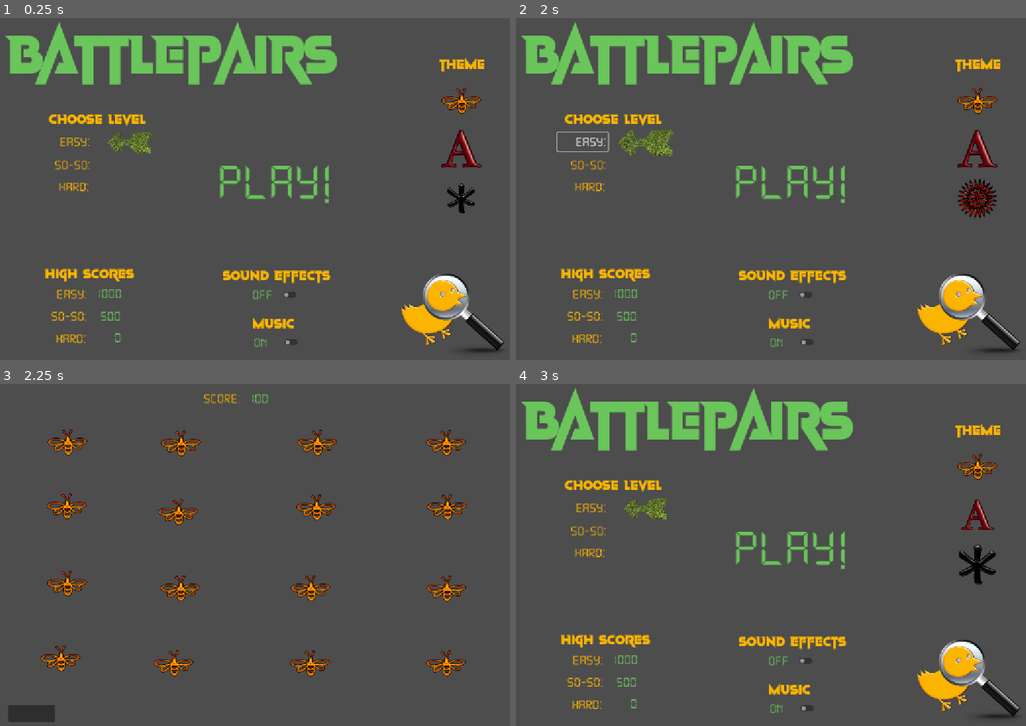
Above: before the commit, frames 1-4 (two rows, left to right).
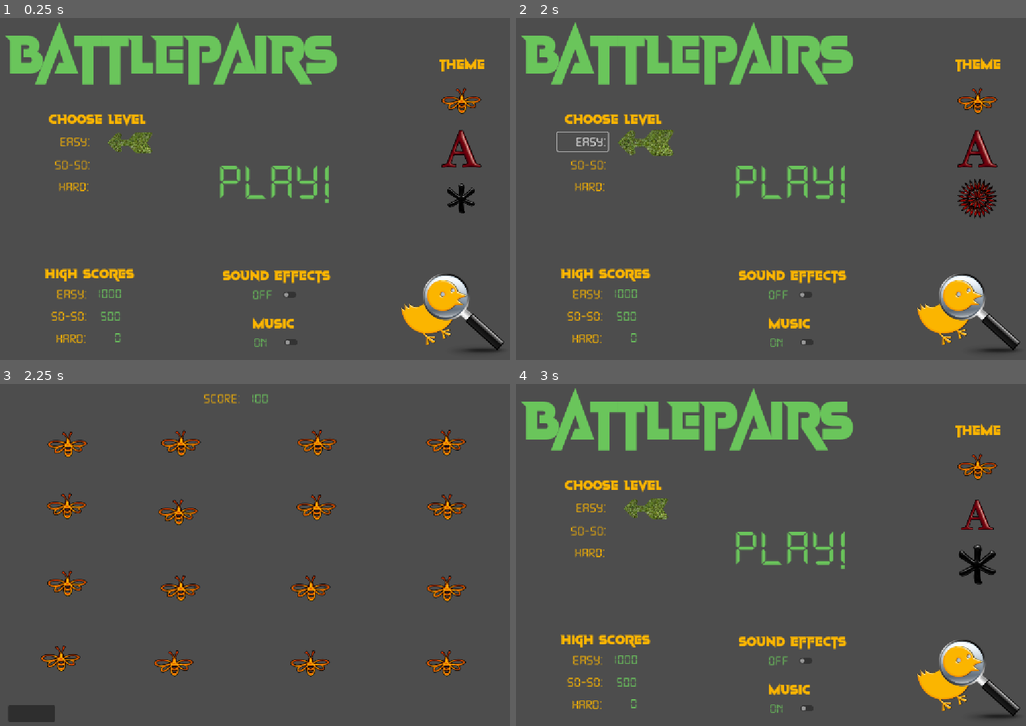
Above: after the commit, the same moments.

Repository: KentGlenn/BattlePairs-godot
Game: Godot game, scene res://scenes/main/main.tscn
The game is run twice, just before and just after one commit, with the same random seed, the same clock (stepped at 60 frames per second) and the same inputs.
Inputs (mouse positions are in pixels of both pictures, inside the frame that each line leads up to):
- Up to frame 1 (0.25 s): no input
- Up to frame 2 (2 s): click "Easy:" at 0.5 s; click "Easy:" at 1.25 s
- Up to frame 3 (2.25 s): click "Play!" at 2 s
- Up to frame 4 (3 s): click (546, 712) at 2.75 s

Frames 1-2 are identical in both runs. In frame 3, 0.3% of the frame differs, in the area x 9-18%, y 13-22%; in frame 4, nothing differs.

Commit message:
Adding in levels with very basic rand and draw

Diff:
--- a/project.godot
+++ b/project.godot
@@ -17,6 +17,7 @@
 [autoload]
 
 SceneSwitcher="*res://scripts/global/switch_to_scene.gd"
+TileUtils="*res://scripts/global/tile_utils.gd"
 
 [display]
 
--- a/scenes/levels/level_1.tscn
+++ b/scenes/levels/level_1.tscn
@@ -14,7 +14,7 @@
 offset_bottom = 782.0
 
 [node name="Tile1" parent="." instance=ExtResource("2_6iamk")]
-position = Vector2(117, 92)
+position = Vector2(117, 97)
 
 [node name="Tile2" parent="." instance=ExtResource("2_6iamk")]
 position = Vector2(377, 94)
--- /dev/null
+++ b/scenes/tile.gd
@@ -0,0 +1,3 @@
+extends Node2D
+
+@onready var sprite = $Sprite
--- a/scenes/tile.tscn
+++ b/scenes/tile.tscn
@@ -1,14 +1,16 @@
-[gd_scene load_steps=2 format=3 uid="uid://botaklbao01nl"]
+[gd_scene load_steps=3 format=3 uid="uid://botaklbao01nl"]
 
 [ext_resource type="Texture2D" uid="uid://chwcq88yhrui2" path="res://assets/themes/animal/animal_1.png" id="1_3dk36"]
+[ext_resource type="Script" uid="uid://efrlhybcu757" path="res://scenes/tile.gd" id="1_ywnoi"]
 
 [node name="Tile" type="Node2D"]
+script = ExtResource("1_ywnoi")
 
 [node name="Button" type="Button" parent="."]
 offset_right = 96.0
 offset_bottom = 96.0
 flat = true
 
-[node name="Sprite2D" type="Sprite2D" parent="Button"]
+[node name="Sprite" type="Sprite2D" parent="."]
 position = Vector2(49, 49)
 texture = ExtResource("1_3dk36")
--- /dev/null
+++ b/scripts/global/tile_utils.gd
@@ -0,0 +1,5 @@
+extends Node
+
+func getThemeTextureForIndex(theme, index):
+	var texture = "res://assets/themes/%s/%s_%d.png"
+	return "res://assets/themes/{theme}/{name}_{index}.png".format({"theme": theme, "name": theme, "index": index})
--- a/scripts/levels/level_1/level_1.gd
+++ b/scripts/levels/level_1/level_1.gd
@@ -1,9 +1,43 @@
 extends Node2D
 
+@onready var sprites = [ \
+$Tile1, $Tile2, $Tile3, $Tile4, \
+$Tile5, $Tile6, $Tile7, $Tile8, \
+$Tile9, $Tile10, $Tile11, $Tile12, \
+$Tile13, $Tile14, $Tile15, $Tile16 \
+]
+
 func _ready():
-	for n in 8:
-		print(n)
+	var timer := Timer.new()
+	add_child(timer)
+
+	timer.timeout.connect(_on_timer_shuffle)
+	timer.wait_time = 2.0
+	#timer.one_shot = true
+	timer.start()
+
+	#for n in sprites.size():
+		#var newTexture = load(TileUtils.getThemeTextureForIndex("animal", n+1))
+		##var s = sprites[0]
+		#sprites[n].sprite.texture = newTexture
 
 
 func _on_button_pressed() -> void:
 	SceneSwitcher.switch_to_scene("res://scenes/main/main.tscn")
+
+
+func _on_timer_shuffle() -> void:
+	randomize()
+
+	var tween = get_tree().create_tween().bind_node(self).set_ease(Tween.EASE_IN_OUT)
+	#print(sprites)
+	sprites.shuffle()
+	#print (sprites.size())
+	for n in sprites.size():
+		var newTexture = load(TileUtils.getThemeTextureForIndex("animal", n+1))
+		#sprites[n].sprite.texture = newTexture
+		#tween.tween_property(sprites[n].sprite.texture, "texture", newTexture, .5)
+		var sprite = sprites[n].sprite
+		tween.tween_property(sprite, "scale", Vector2(), .2)
+		tween.tween_property(sprite, "texture", newTexture, 0)
+		tween.tween_property(sprite, "scale", Vector2(1,1), .2)
--- a/scripts/main/main.gd
+++ b/scripts/main/main.gd
@@ -27,13 +27,14 @@
 	_on_timer_timeout()
 	animateArrow()
 
-func getTexture(theme, index):
-	var texture = "res://assets/themes/%s/%s_%d.png"
-	return "res://assets/themes/{theme}/{name}_{index}.png".format({"theme": theme, "name": theme, "index": index})
-
-func popInOutSprite(sprite, spriteName, texture):
+#func getTexture(theme, index):
+	#var texture = "res://assets/themes/%s/%s_%d.png"
+	#return "res://assets/themes/{theme}/{name}_{index}.png".format({"theme": theme, "name": theme, "index": index})
+	#
+func popInOutSprite(sprite, themeName, texture):
 	var tween = get_tree().create_tween().bind_node(self).set_ease(Tween.EASE_IN_OUT)
-	var newTexture = load(getTexture(spriteName, texture))
+	var newTexture = load(TileUtils.getThemeTextureForIndex(themeName, texture))
+	#var newTexture = load(getTexture(spriteName, texture))
 	tween.tween_property(sprite, "scale", Vector2(), 1)
 	tween.tween_property(sprite, "texture", newTexture, 0)
 	tween.tween_property(sprite, "scale", Vector2(1,1), .5)
Not shown, added: scenes/tile.gd.uid
Not shown, added: scripts/global/tile_utils.gd.uid
